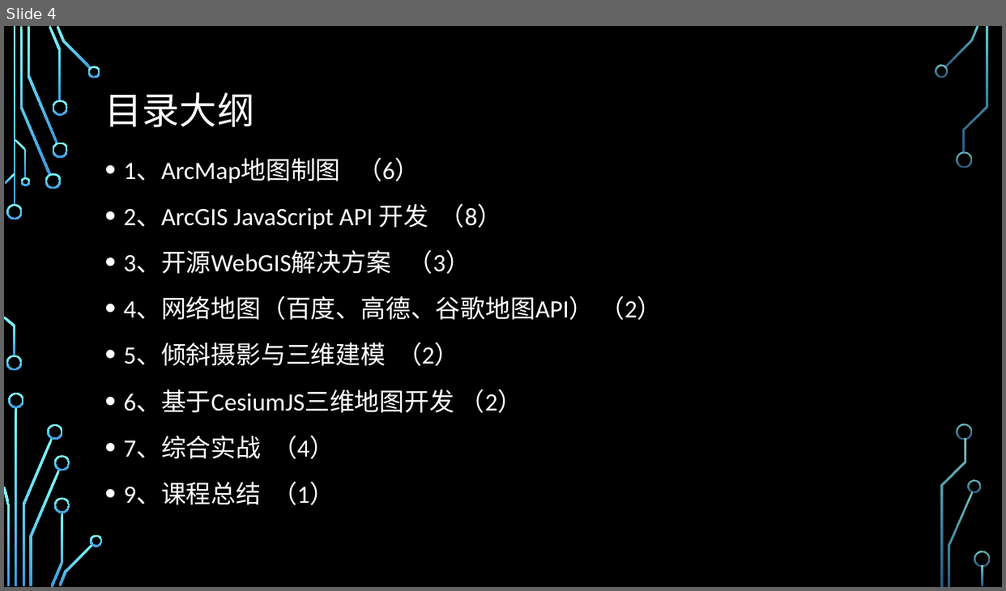
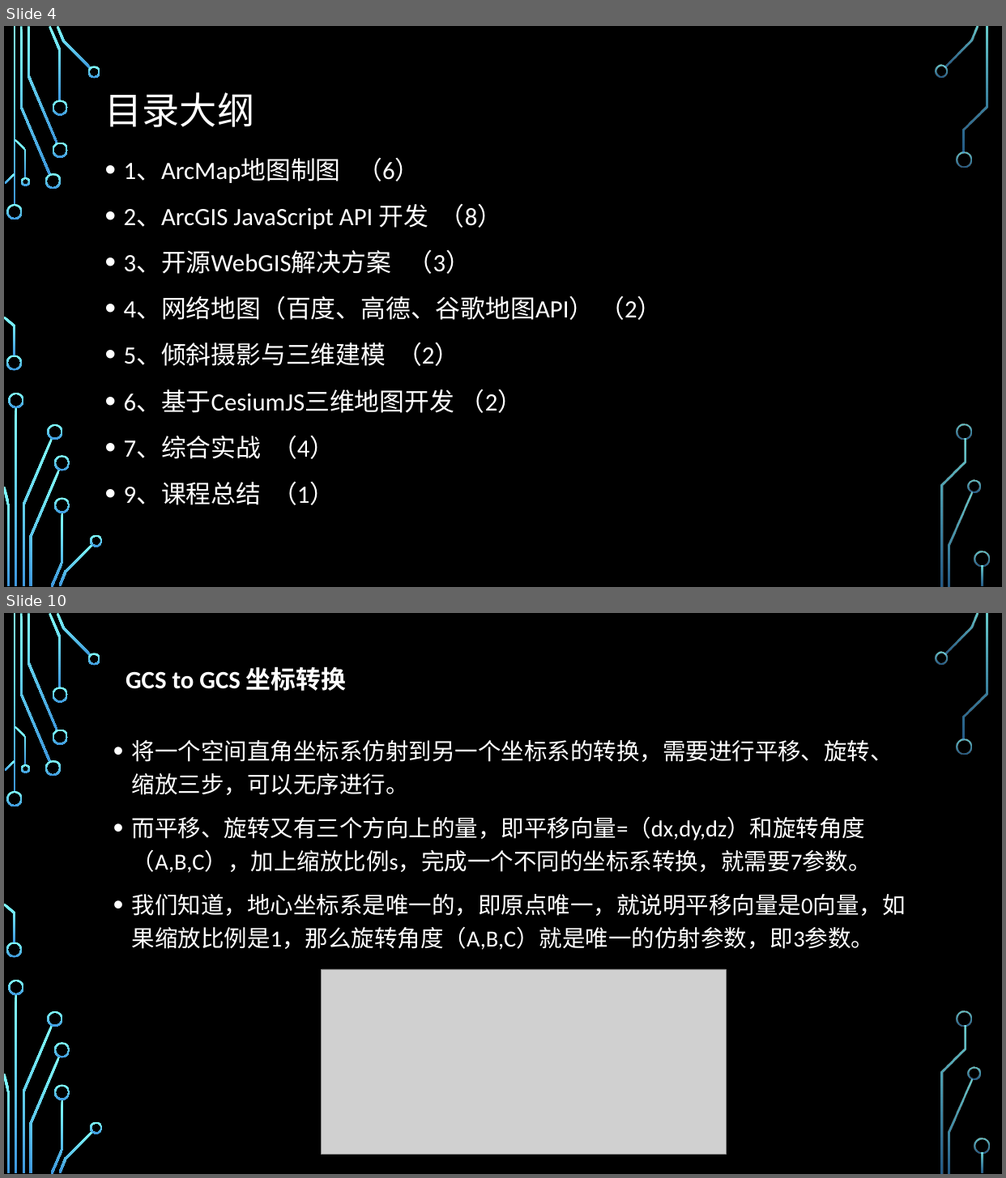
Before and after one commit to guojs/webgis, a slide deck: resource/WebGIS课程大纲.pptx. Shown one above the other, each under a label of ours: slide 4 before the commit, slides 4 and 10 after it; the slides between them are not shown. The pictures are 1006x591 and 1006x1178 pixels, drawn with LibreOffice and Linux fonts; fonts in the diff are those of the drawing; grey boxes stand for pictures; background and template pictures are left out. Boxes give left, top, right and bottom in pixels: in the first picture for what was removed or moved away, otherwise in the second. Text is boxed around its words. In the diff, an @@ line names an element or a change of style, - is before the commit and + after.

```diff
--- a/resource/WebGIS课程大纲.pptx
+++ b/resource/WebGIS课程大纲.pptx
@@ slide 10 added at [4,613,1002,1174], background picture (left out); not listed: 36 template elements that a slide beside it also shows @@
@@ text added at [126,666,346,691], 24 pt, text #FFFFFF, bold @@
+GCS to GCS 坐标转换
@@ text added at [132,740,906,950], 22.2 pt, text #FFFFFF @@
+• 将一个空间直角坐标系仿射到另一个坐标系的转换，需要进行平移、旋转、缩放三步，可以无序进行。
+• 而平移、旋转又有三个方向上的量，即平移向量=（dx,dy,dz）和旋转角度（A,B,C），加上缩放比例s，完成一个不同的坐标系转换，就需要7参数。
+• 我们知道，地心坐标系是唯一的，即原点唯一，就说明平移向量是0向量，如果缩放比例是1，那么旋转角度（A,B,C）就是唯一的仿射参数，即3参数。
@@ picture added at [322,969,726,1154] @@
```
Also in this commit, not shown: 5 slides changed, 18 other slides added, 1 slide removed, 44 other files.
